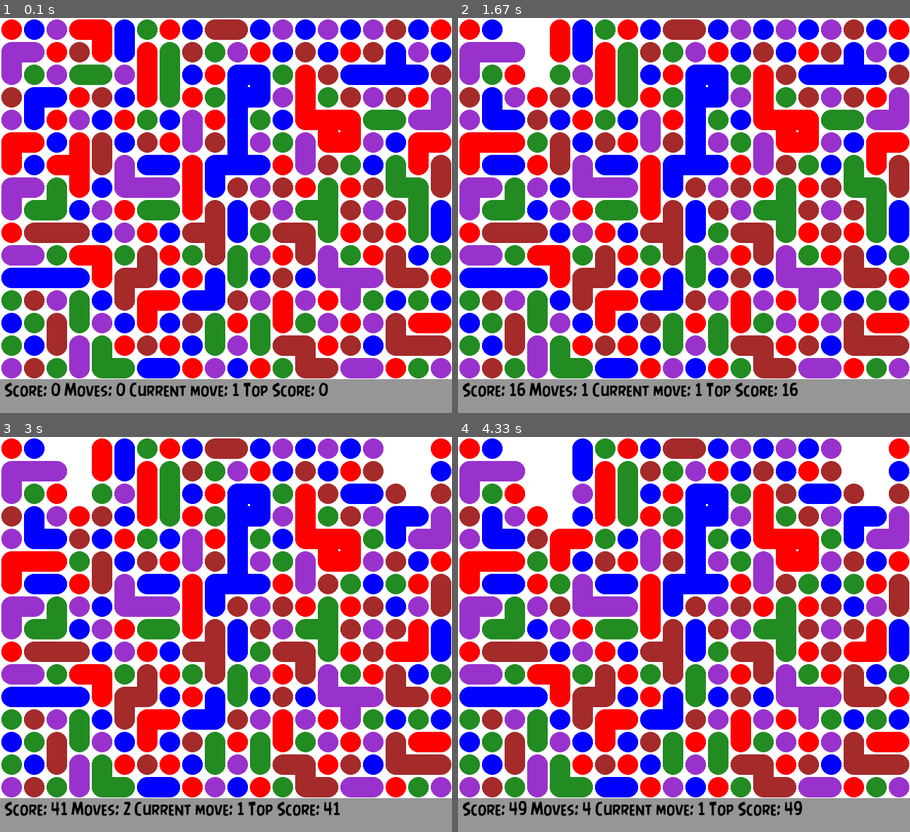
Above: before the commit, frames 1-4 (two rows, left to right).
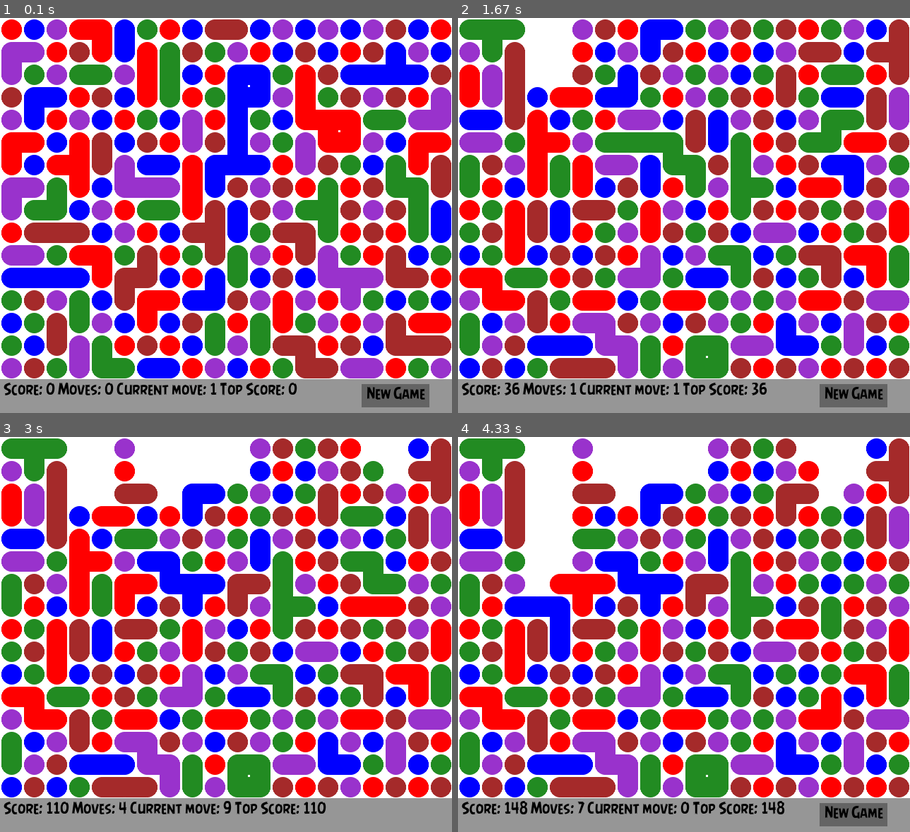
Above: after the commit, the same moments.

Repository: opethe1st/SameGame
Game: pygame game, started from Gui.py
Same seed, same stepped clock (60 frames per second), same inputs: the game is played once before the commit and once after it. The source is Python 2; it was converted automatically to run under Python 3.
Inputs (mouse positions are in pixels of both pictures, inside the frame that each line leads up to):
- Up to frame 1 (0.1 s): no input
- Up to frame 2 (1.67 s): click (851, 393) at 0.38 s, where only the run after the commit has a clickable "New Game"; click (543, 156) at 0.72 s; click (566, 69) at 1.05 s; click (575, 136) at 1.38 s
- Up to frame 3 (3 s): click (212, 567) at 1.72 s; click (162, 551) at 2.05 s; click (384, 737) at 2.38 s; click (388, 602) at 2.75 s
- Up to frame 4 (4.33 s): click (552, 559) at 3.22 s; click (552, 610) at 3.55 s; click (846, 725) at 3.88 s; click (806, 677) at 4.25 s

The runs differ from the first frame. In frame 1, 2.2% of the frame differs, in the area x 0-95%, y 92-99%; in frame 2, 65%, in the area x 0-100%, y 0-99%; in frame 3, 64%; in frame 4, 64%.

Commit message:
Added New Game

Diff:
--- a/Gui.py
+++ b/Gui.py
@@ -50,10 +50,11 @@
     def _displayScore(self,current):
         pygame.draw.rect(self.screen, GREY, (0,self.GAME_HEIGHT,self.SCREEN_WIDTH,self.SCOREBOARD_HEIGHT), 0)
         pygame.font.init()
-        myfont = pygame.font.Font(basedir + os.sep + "Fonts/angrybirds-regular.ttf", 24)
+        myfont = pygame.font.Font(basedir + os.sep + "Fonts/angrybirds-regular.ttf", 22)
         textsurface = myfont.render(' Score: %s Moves: %s Current move: %s Top Score: %s'%(self.board.score,self.board.nmoves,current,self.board.highScore), 1, BLACK,GREY).convert()
         self.screen.blit(textsurface,(1,self.GAME_HEIGHT+1))
         pygame.display.update()
+        self._newGame()
 
     def _display(self):
         self._drawSquare(self.board.width,self.board.height)
@@ -71,7 +72,7 @@
             for y in range(self.board.height):
                 x2,y2 = self.RADIUS+x*self.DIAMETER,self.RADIUS+y*self.DIAMETER
                 distance = math.hypot(x1 - x2, y1 - y2)
-                if distance <= radius and self.board.balls[int((x2-self.RADIUS)/self.DIAMETER)][int((y2-self.RADIUS)/self.DIAMETER)]:
+                if distance <= self.RADIUS and self.board.balls[int((x2-self.RADIUS)/self.DIAMETER)][int((y2-self.RADIUS)/self.DIAMETER)]:
                     return int((x2-self.RADIUS)/self.DIAMETER),int((y2-self.RADIUS)/self.DIAMETER)
         return None
 
@@ -85,14 +86,41 @@
         self.screen.blit(textsurface,text_rect)
 
         pygame.draw.rect(self.screen, GREY, (0,self.GAME_HEIGHT,self.SCREEN_WIDTH,self.SCOREBOARD_HEIGHT), 0)
-        myfont = pygame.font.Font(basedir + os.sep + "Fonts/angrybirds-regular.ttf", 24)
+        myfont = pygame.font.Font(basedir + os.sep + "Fonts/angrybirds-regular.ttf", 22)
         textsurface = myfont.render('Your Score: %s Top Score: %s '%(self.board.score,self.board.highScore), 1, BLACK,GREY).convert()
         self.screen.blit(textsurface,(1,515))
+        self._newGame()
         pygame.display.update()
+
+    def _newGame(self):
+        DARKGREY = (100,100,100)
+        LIGHTGREY = (230,230,230)
+        x1,y1 = pygame.mouse.get_pos()
+        if self.SCREEN_WIDTH*0.8<x1<self.SCREEN_WIDTH*0.8+self.SCREEN_WIDTH*0.15 and self.GAME_HEIGHT+7<y1<self.GAME_HEIGHT+7+self.SCOREBOARD_HEIGHT*0.70:
+            colour = LIGHTGREY
+        else:
+            colour = DARKGREY
+        pygame.draw.rect(self.screen, BLACK, (self.SCREEN_WIDTH*0.8,self.GAME_HEIGHT+7,self.SCREEN_WIDTH*0.15,self.SCOREBOARD_HEIGHT*0.70), 1)
+        pygame.draw.rect(self.screen, colour, (self.SCREEN_WIDTH*0.8,self.GAME_HEIGHT+7,self.SCREEN_WIDTH*0.15,self.SCOREBOARD_HEIGHT*0.70), 0)
+        pygame.font.init()
+        myfont = pygame.font.Font(basedir + os.sep + "Fonts/angrybirds-regular.ttf", 22)
+        textsurface = myfont.render(' New Game', 1, BLACK,colour).convert()
+        self.screen.blit(textsurface,(self.SCREEN_WIDTH*0.8+3,self.GAME_HEIGHT+7))
+        pygame.display.update()
+
+    def _buttonClicked(self):
+        x1,y1 = pygame.mouse.get_pos()
+        if self.SCREEN_WIDTH*0.8<x1<self.SCREEN_WIDTH*0.8+self.SCREEN_WIDTH*0.15 and self.GAME_HEIGHT+7<y1<self.GAME_HEIGHT+7+self.SCOREBOARD_HEIGHT*0.70:
+            return True
+        else:
+            return False
+
 
     def run(self):
         self._display()
+        breakLoop = False
         while True:
+            self._newGame()
             position = self._getPosition(radius=self.RADIUS)
             if position and not self.GameOver:
                 currentScore = self.board.getScore(position)
@@ -104,13 +132,19 @@
                     if position:
                         self.board.removeBalls(position)
                         self._display()
+                    elif self._buttonClicked():
+                        breakLoop = True
+                        break
                 if event.type == pygame.QUIT:
                     pygame.quit()
                     sys.exit()
 
             if self.board.isGameOver():
                 self._gameOverDisplay()
+            if breakLoop:
+                break
 
 if __name__ == "__main__":
-    myGame = GameDisplay()
-    myGame.run()
+    while True:
+        myGame = GameDisplay()
+        myGame.run()
